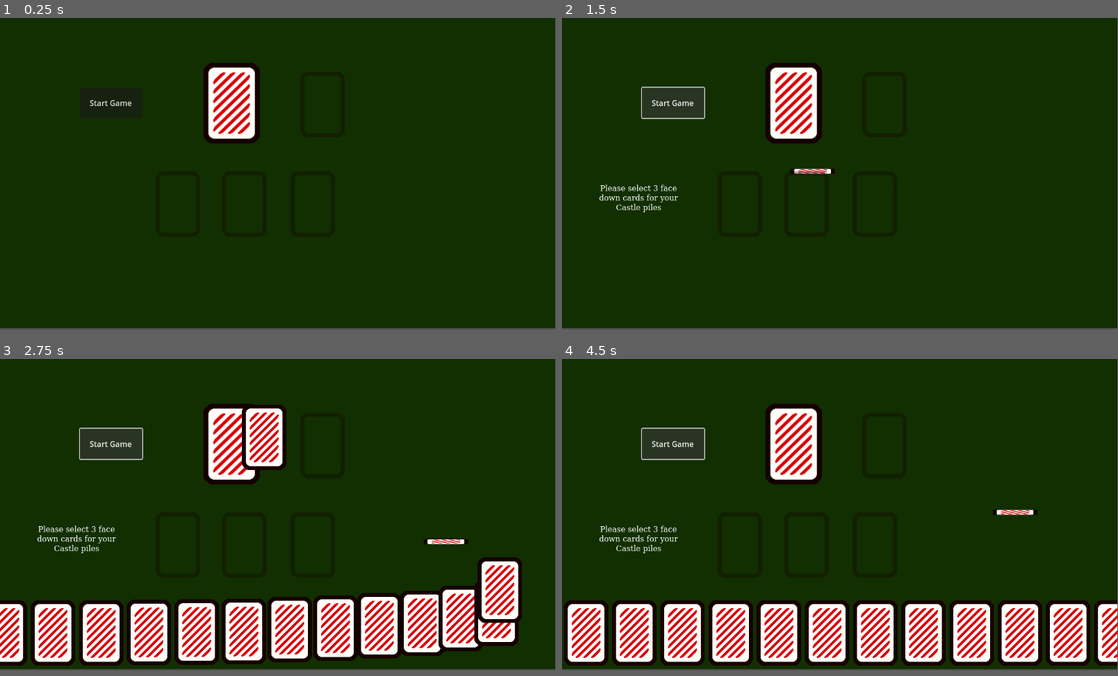
Above: before the commit, frames 1-4 (two rows, left to right).
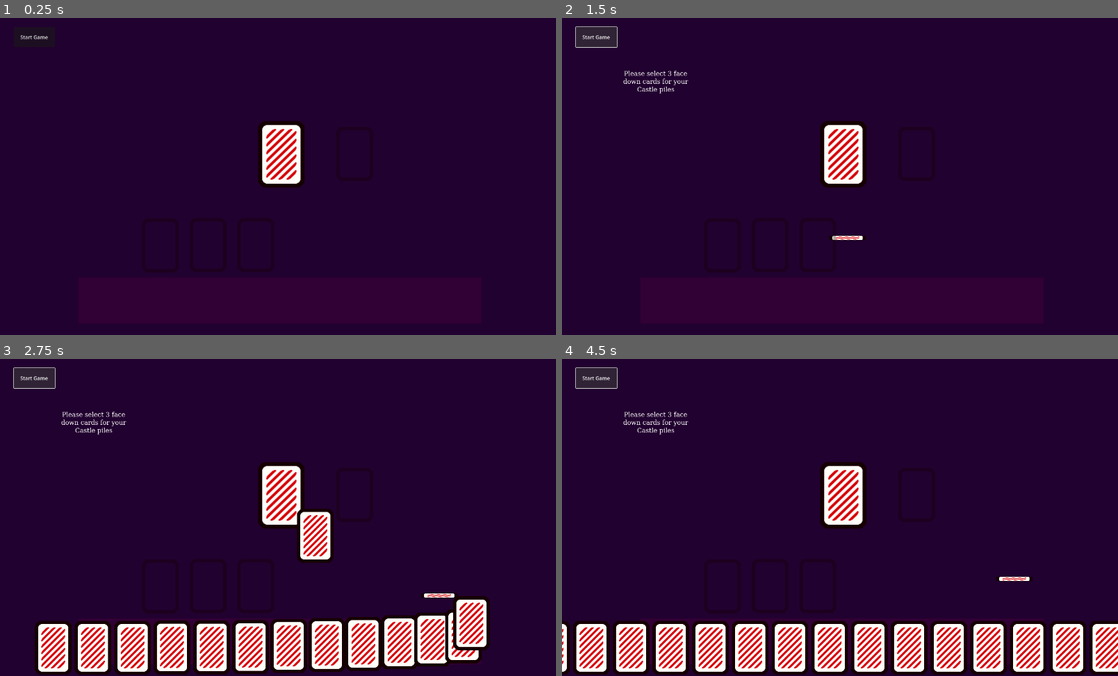
Above: after the commit, the same moments.

Repository: boots0/castles
Game: Godot game, scene res://main.tscn
Same seed, same stepped clock (60 frames per second), same inputs: the game is played once before the commit and once after it.
Inputs (mouse positions are in pixels of both pictures, inside the frame that each line leads up to; where the layout moved, square brackets give the same spot in the first picture):
- Up to frame 1 (0.25 s): no input
- Up to frame 2 (1.5 s): click (845, 151) [795, 100] at 0.5 s; click "Start Game" at 1.25 s
- Up to frame 3 (2.75 s): click "Start Game" at 2 s
- Up to frame 4 (4.5 s): click (845, 492) [795, 441] at 2.75 s; click (845, 492) [795, 441] at 3.5 s; click "Start Game" at 4.25 s
In our replay, the window is 799x449 before the commit and 800x457 after it. These sizes can differ from the game's own. Grey fills any space a smaller window leaves; there, only what the larger window draws over its background counts as a difference.

The runs differ from the first frame. In frame 1, 98% of the frame differs, in the area x 0-100%, y 0-99%; in frame 2, 98%; in frame 3, 96%; in frame 4, 96%.

Commit message:
New UI layout and 2nd player prep

Diff:
--- a/Scenes/card/card.gd
+++ b/Scenes/card/card.gd
@@ -1,13 +1,13 @@
 extends Control
 class_name Card
 
-# Goal: do not handle card logic in the card, allow the CardManager to do this
-signal reparent_requested(which_card_ui: Card, where: Destination) # 0 = hand, 1 = pile, 2 = ui_layer
+
+signal reparent_requested(which_card_ui: Card, where: Destination)
 
 @onready var card_state_machine: CardStateMachine = $CardStateMachine as CardStateMachine
 @onready var drop_point_detector: Area2D = $DropPointDetector
 @onready var card_image: Sprite2D = $CardFront
-@onready var targets: Array[Node] = []
+@onready var targets: Array[Node] = []      # used to detect what area the card is hovering over
 
 enum Destination {HAND, PILE, UI_LAYER}
 
--- a/Scenes/card/card_states/card.tscn
+++ b/Scenes/card/card_states/card.tscn
@@ -226,11 +226,14 @@
 [node name="Card" type="Control"]
 custom_minimum_size = Vector2(100, 144)
 layout_mode = 3
-anchors_preset = 0
-offset_left = -48.0
-offset_top = -70.0
-offset_right = 52.0
-offset_bottom = 74.0
+anchor_left = 0.029
+anchor_top = 0.072
+anchor_right = 0.029
+anchor_bottom = 0.072
+offset_left = -40.6
+offset_top = -57.6
+offset_right = 59.4
+offset_bottom = 86.4
 script = ExtResource("1_c7wfh")
 
 [node name="CardBack" type="Sprite2D" parent="."]
--- a/Scenes/card/card_states/card_base_state.gd
+++ b/Scenes/card/card_states/card_base_state.gd
@@ -5,12 +5,7 @@
 	if not card.is_node_ready():
 		await card.ready
 
-	## this is for the first time the card is dealt
-	#if card.played == false:
-		## card dealt or released on table, put it in hand(0)
-		#card.reparent_requested.emit(card, 0)
 	card.pivot_offset = Vector2.ZERO
-	card.scale = Vector2(1, 1)
 
 func on_gui_input(event: InputEvent) -> void:
 	if event.is_action_pressed("click"):
--- a/Scenes/card/card_states/card_clicked_state.gd
+++ b/Scenes/card/card_states/card_clicked_state.gd
@@ -1,7 +1,6 @@
 extends CardState
 
 func enter() -> void:
-	card.scale = Vector2(1.55, 1.55)
 	card.drop_point_detector.monitoring = true
 
 func on_input(event: InputEvent) -> void:
--- a/Scenes/card/card_states/card_dragging_state.gd
+++ b/Scenes/card/card_states/card_dragging_state.gd
@@ -3,11 +3,10 @@
 
 func enter() -> void:
 	print("Entered Dragging State")
-	var ui_layer := get_tree().get_first_node_in_group("ui_layer")
-	if ui_layer:
-		# card picked up by player and dragging, put it in ui_layer
-		card.reparent_requested.emit(card, card.Destination.UI_LAYER)
-	card.scale = Vector2(1.05, 1.05)
+	#var ui_layer := get_tree().get_first_node_in_group("ui_layer")
+	#if ui_layer:
+		## card picked up by player and dragging, put it in ui_layer
+		#card.reparent_requested.emit(card, card.Destination.UI_LAYER)
 
 func on_input(event: InputEvent) -> void:
 	var mouse_motion := event is InputEventMouseMotion
@@ -19,7 +18,7 @@
 
 	if cancel:
 		transition_requested.emit(self, CardState.State.BASE)
-		card.reparent_requested.emit(card, card.Destination.HAND)
+		#card.reparent_requested.emit(card, card.Destination.HAND)
 	elif confirm:
 		get_viewport().set_input_as_handled()
 		transition_requested.emit(self, CardState.State.RELEASED)
--- a/Scenes/card/card_states/card_released_state.gd
+++ b/Scenes/card/card_states/card_released_state.gd
@@ -3,8 +3,7 @@
 
 
 func enter() -> void:
-	card.scale = Vector2(1, 1)
-
+	pass
 func on_input(_event: InputEvent) -> void:
 	if card.targets:
 		# card was played in a target area (pile), emit reparent signal to PILE
--- a/Scenes/card_pile.tscn
+++ b/Scenes/card_pile.tscn
@@ -10,6 +10,7 @@
 font_size = 26
 
 [node name="CardPile" type="Node2D"]
+scale = Vector2(0.8, 0.8)
 script = ExtResource("1_d3tns")
 
 [node name="Sprite2D" type="Sprite2D" parent="."]
--- a/Scenes/player_hand.tscn
+++ b/Scenes/player_hand.tscn
@@ -1,7 +1,27 @@
-[gd_scene load_steps=2 format=3 uid="uid://14f8hnghwoy4"]
+[gd_scene load_steps=5 format=3 uid="uid://14f8hnghwoy4"]
 
 [ext_resource type="Script" path="res://Scenes/ui/player_hand.gd" id="1_h1ipf"]
 
-[node name="PlayerHand" type="Node2D"]
+[sub_resource type="Curve" id="Curve_wqjjs"]
+min_value = -1.0
+_data = [Vector2(0, -1), 0.0, 2.0, 0, 1, Vector2(1, 1), 2.0, 0.0, 1, 0]
+point_count = 2
+
+[sub_resource type="Curve" id="Curve_n5lle"]
+min_value = -1.0
+max_value = 0.0
+_data = [Vector2(0, -1), 0.0, 0.0, 0, 0, Vector2(0.5, 0), 0.0, 0.0, 0, 0, Vector2(1, -1), 0.0, -2.0, 0, 0]
+point_count = 3
+
+[sub_resource type="Curve" id="Curve_dtxbe"]
+min_value = -1.0
+_data = [Vector2(0, 1), 0.0, 0.0, 0, 0, Vector2(1, -1), 0.0, 0.0, 0, 0]
+point_count = 2
+
+[node name="PlayerHand" type="Control"]
+layout_mode = 3
+anchors_preset = 0
 script = ExtResource("1_h1ipf")
-card_width = 100.0
+hand_spread_curve = SubResource("Curve_wqjjs")
+hand_height_curve = SubResource("Curve_n5lle")
+hand_rotation_curve = SubResource("Curve_dtxbe")
--- a/Scenes/ui/player_hand.gd
+++ b/Scenes/ui/player_hand.gd
@@ -1,16 +1,23 @@
-extends Node2D
+extends PlayerUI
 class_name PlayerHand
 
 signal card_removed(hand_count: int)
 
 # exported variables
-@export var card_width: float = 30.0
-@export var hand_y_position: float = 500.0
+@export var card_width: float = 100.0
+@export var hand_y_position: float = 659
 @export var default_card_move_speed: float = 0.25
 
-@onready var deck_reference: Node = $"../../Deck"
+@export var max_stack_size : int = -1
+@export var x_spread : float = 0
+@export var y_spread : float = 0
 
-var player_hand = [] # holds cards for the player's hand
+@export var hand_spread_curve : Curve
+@export var hand_height_curve : Curve
+@export var hand_rotation_curve : Curve
+
+
+var hand = [] # holds cards for the player's hand
 var center_screen_x  # holds the centerpoint of the screen
 
 # Called when the node enters the scene tree for the first time.
@@ -24,29 +31,29 @@
 # === CARD HANDLING ===
 # phase is 0 (game start) or 1 (game ongoing)
 func add_card_to_hand(card: Card, speed: float = default_card_move_speed) -> void:
-		if card not in player_hand:
+		if card not in hand:
 			# card isn't in hand, put it there
-			player_hand.append(card)
+			hand.append(card)
 			update_hand_positions(default_card_move_speed)
 		else:
 			update_hand_positions(default_card_move_speed)
 
 func remove_card_from_hand(card: Card) -> void:
-	if card in player_hand:
+	if card in hand:
 		# card is in player hand. erase card and update hand positions
-		player_hand.erase(card)
+		hand.erase(card)
 		update_hand_positions()
-		emit_signal("card_removed", player_hand.size())
+		emit_signal("card_removed", hand.size())
 
 func update_hand_positions(speed: float = default_card_move_speed) -> void:
-	for i in range(player_hand.size()):
+	for i in range(hand.size()):
 		# get new card position based on index
 		var new_position = Vector2(calculate_card_position(i), hand_y_position)
-		animate_card_to_position(player_hand[i], new_position, speed)
+		animate_card_to_position(hand[i], new_position, speed)
 
 
 func calculate_card_position(index: int) -> float:
-	var total_width = (player_hand.size() - 1) * card_width
+	var total_width = (hand.size() - 1) * card_width
 	var x_offset = center_screen_x + index * card_width - total_width / 2
 	return x_offset
 
--- a/Scripts/card_pile.gd
+++ b/Scripts/card_pile.gd
@@ -21,27 +21,20 @@
 			# card played is an 8, clear the cards from the pile and game
 			clear_pile()
 			pile_text.text = str(card_pile.size())
-		else:
-			var value_check = check_card(card)
-			if value_check == true:
+			return
 				# card passed check, it can be added to the pile
-				card_pile.append(card)
-				# center the card on top of the pile
-				card.global_position = pile_center - (card.card_size / 2)
+		card_pile.append(card)
+		# center the card on top of the pile
+		card.global_position = pile_center - (card.card_size / 2)
 
-				# rotate the card for fun pile stacking effect
-				card.pivot_offset = card.card_size / 2
-				card.rotation_degrees = randf_range(-15, 15)
+		# rotate the card for fun pile stacking effect
+		card.pivot_offset = card.card_size / 2
+		card.rotation_degrees = randf_range(-15, 15)
 
-				# disable card from being clicked
-				card.set_playable(false)
+		# disable card from being clicked
+		card.set_playable(false)
 
-				pile_text.text = str(card_pile.size())
-			else:
-				# card cannot be played, send it back to hand(0)
-				card.reparent_requested.emit(card, card.Destination.HAND)
-				print("Card can't be played, sending back to hand")
-
+		pile_text.text = str(card_pile.size())
 	else:
 		# pile is empty, play card
 		# center the card on top of the pile
@@ -59,8 +52,13 @@
 
 # check the last player played card vs the top card in the pile
 func check_card(card: Card) -> bool:
-	var last_card = card_pile.size() - 1
-	return card.value >= card_pile[last_card].value or card.value == 2
+	print("card pile size: ", card_pile.size())
+
+	if card_pile.size() > 0:
+		var last_card = card_pile.size() - 1
+		return card.value >= card_pile[last_card].value or card.value == 2 or card.value == 8
+	else:
+		return true
 
 # clears the card pile when 8 is played and removes cards from the game
 func clear_pile():
@@ -68,3 +66,4 @@
 		if child is Card:
 			child.queue_free()
 	card_pile.clear()
+	print("pile cleared, ", card_pile.size())
--- a/Scripts/game_state_controller.gd
+++ b/Scripts/game_state_controller.gd
@@ -1,21 +1,24 @@
 extends Node2D
 
 const PLAYER_HAND_SIZE = 9
+const DECK_POSITION = Vector2(697, 405)
 
 enum GamePhase { SETUP, PLAY, END }
 
-@onready var player_hand: Node = $PlayingUI/PlayerHand
-@onready var piles: Node2D = $PlayingUI/Piles
+@onready var player_hand: Node = $PlayerUI/PlayerHand
+@onready var piles: Node2D = $PlayerUI/Piles
 @onready var deck_reference: Node = $Deck
 @onready var pile_reference: Node = $CardPile
 @onready var game_text: Node = $GameText
-@onready var player_ui = $PlayingUI
+@onready var player_ui = $PlayerUI
 
 var current_phase: GamePhase = GamePhase.SETUP
+var held_card: Card
 
 func _ready() -> void:
 	player_hand.connect("card_removed", _on_game_setup)
 
+# temporary until UI implemented
 func _on_deck_button_down() -> void:
 	if current_phase == GamePhase.PLAY:
 		var drawn_card = deck_reference.draw_card()
@@ -38,13 +41,21 @@
 
 
 func deal_card(card: Card, player = player_ui):
+	card.global_position = DECK_POSITION - (card.card_size / 2)
+	var hand = get_node("PlayerUI/PlayerHand")
 	if current_phase == GamePhase.SETUP:
-		player.new_card(card, "card_flip_start")
+		hand.add_child(card)
+		card.reparent(hand)
+		player.add_card(card, "card_flip_start")
 	if current_phase == GamePhase.PLAY:
-		player.new_card(card, "card_flip")
+		hand.add_child(card)
+		card.reparent(hand)
+		player.add_card(card, "card_flip")
 
 func _on_card_reparent_requested(card: Card, destination: Card.Destination) -> void:
 	# card has signaled to be reparented
+
+
 	if destination == card.Destination.HAND:
 		# send card to hand
 		card.reparent(player_hand)
@@ -52,8 +63,6 @@
 		return
 
 	if destination == card.Destination.PILE:
-		# card was placed on a pile, remove from hand for now
-		#player_hand.remove_card_from_hand(card)
 		# get which pile was card played on
 		var target_pile = card.targets[0].get_parent()
 
@@ -62,13 +71,21 @@
 			# card has been played on shared CardPile, check phase
 			if current_phase == GamePhase.PLAY:
 				# game is in PLAY, put card on pile
-				card.reparent(pile_reference)
-				pile_reference.add_card_to_pile(card)
-				player_hand.remove_card_from_hand(card)
-			elif GamePhase.SETUP:
+				# check if card can be played (pile function)
+				var card_can_be_played = pile_reference.check_card(card)
+				if card_can_be_played == true:
+					card.reparent(pile_reference)
+					pile_reference.add_card_to_pile(card)
+					player_hand.remove_card_from_hand(card)
+				else:
+					print("card cant be played")
+					player_hand.update_hand_positions()
+					return
+			elif current_phase == GamePhase.SETUP:
 				print("Card not allowed, we are in SETUP")
 				# game is in SETUP, cannot play on CardPile, send to hand
 				card.reparent(player_hand)
+				player_hand.add_card_to_hand(card)
 			else:
 				print("We shouldn't be here - line 60 game_state_controller.gd")
 				return
@@ -152,3 +169,6 @@
 
 func update_game_text(text: String):
 	game_text.text = text
+
+func update_held_card(card: Card):
+	held_card = card
--- a/Scripts/playing_ui.gd
+++ b/Scripts/playing_ui.gd
@@ -1,21 +1,14 @@
-extends CanvasLayer
+extends Control
+class_name PlayerUI
 
 const PLAYER_HAND_SIZE = 9
-const DECK_POSITION = Vector2(432, 102)
+const DECK_POSITION = Vector2(697, 405)
 
 @onready var player_hand: Node = $PlayerHand
-@onready var deck_reference: Node = $Deck
-@onready var pile_reference: Node = $CardPile
-@onready var game_text: Node = $GameText
 @export var card_scene: PackedScene
 
 
-func new_card(drawn_card: Card, animation: String) -> void:
-
-	# add card scene as a child to player_hand
-	player_hand.add_child(drawn_card)
-	drawn_card.reparent(player_hand)
-
+func add_card(drawn_card: Card, animation: String) -> void:
 	# set card to spawn on top of the deck
 	drawn_card.global_position = DECK_POSITION - (drawn_card.card_size / 2)
 
--- a/main.tscn
+++ b/main.tscn
@@ -6,6 +6,11 @@
 [ext_resource type="PackedScene" uid="uid://bqp8g4s2u4l2k" path="res://Scenes/card_pile.tscn" id="2_p858k"]
 [ext_resource type="PackedScene" uid="uid://14f8hnghwoy4" path="res://Scenes/player_hand.tscn" id="4_dvg06"]
 [ext_resource type="PackedScene" uid="uid://cv4cbva2nfoe7" path="res://Scenes/castle_pile.tscn" id="5_vwfhj"]
+
+[sub_resource type="Curve" id="Curve_alsi3"]
+min_value = -1.0
+_data = [Vector2(0, 1), 0.0, 0.0, 0, 0, Vector2(1, -1), 0.0, 0.0, 0, 0]
+point_count = 2
 
 [sub_resource type="FontFile" id="FontFile_o8pxp"]
 cache/0/16/0/ascent = 0.0
@@ -18,56 +23,75 @@
 font = SubResource("FontFile_o8pxp")
 
 [node name="Main" type="Node2D"]
-metadata/_edit_horizontal_guides_ = [515.0]
+metadata/_edit_horizontal_guides_ = [341.0, 659.0]
+metadata/_edit_vertical_guides_ = [700.0]
 
 [node name="ColorRect" type="ColorRect" parent="."]
-offset_right = 1152.0
-offset_bottom = 645.0
+offset_right = 1937.0
+offset_bottom = 1109.0
 mouse_filter = 2
-color = Color(0.067795, 0.183891, 1.20327e-08, 1)
+color = Color(0.130955, 0.00357984, 0.184621, 1)
+
+[node name="HandBackground" type="ColorRect" parent="."]
+offset_left = 197.0
+offset_top = 655.0
+offset_right = 1213.0
+offset_bottom = 771.0
+mouse_filter = 2
+color = Color(0.194128, 0.0013389, 0.205385, 1)
 
 [node name="GameStateController" type="Node2D" parent="."]
 script = ExtResource("1_lvhgg")
 
-[node name="PlayingUI" type="CanvasLayer" parent="GameStateController" groups=["ui_layer"]]
+[node name="Deck" parent="GameStateController" instance=ExtResource("1_o1wbk")]
+offset_left = 660.0
+offset_top = 269.0
+offset_right = 760.0
+offset_bottom = 413.0
+
+[node name="PlayerUI" type="Control" parent="GameStateController" groups=["ui_layer"]]
+layout_mode = 3
+anchors_preset = 0
 script = ExtResource("2_5sl1f")
 
-[node name="PlayerHand" parent="GameStateController/PlayingUI" instance=ExtResource("4_dvg06")]
+[node name="PlayerHand" parent="GameStateController/PlayerUI" instance=ExtResource("4_dvg06")]
+offset_left = 197.0
+offset_top = 655.0
+offset_right = 1213.0
+offset_bottom = 771.0
+x_spread = 60.0
+hand_rotation_curve = SubResource("Curve_alsi3")
 
-[node name="Piles" type="Node2D" parent="GameStateController/PlayingUI"]
+[node name="Piles" type="Node2D" parent="GameStateController/PlayerUI"]
 
-[node name="CastlePile" parent="GameStateController/PlayingUI/Piles" instance=ExtResource("5_vwfhj")]
-position = Vector2(369, 387)
+[node name="CastlePile" parent="GameStateController/PlayerUI/Piles" instance=ExtResource("5_vwfhj")]
+position = Vector2(404, 574)
 
-[node name="CastlePile2" parent="GameStateController/PlayingUI/Piles" instance=ExtResource("5_vwfhj")]
-position = Vector2(507, 387)
+[node name="CastlePile2" parent="GameStateController/PlayerUI/Piles" instance=ExtResource("5_vwfhj")]
+position = Vector2(524, 573)
 
-[node name="CastlePile3" parent="GameStateController/PlayingUI/Piles" instance=ExtResource("5_vwfhj")]
-position = Vector2(649, 387)
-
-[node name="Deck" parent="GameStateController" instance=ExtResource("1_o1wbk")]
-offset_left = 432.0
-offset_top = 102.0
-offset_right = 532.0
-offset_bottom = 246.0
+[node name="CastlePile3" parent="GameStateController/PlayerUI/Piles" instance=ExtResource("5_vwfhj")]
+position = Vector2(644, 573)
 
 [node name="GameText" type="Label" parent="GameStateController"]
-offset_left = 67.0
-offset_top = 347.0
-offset_right = 252.0
-offset_bottom = 398.0
+offset_left = 144.0
+offset_top = 133.0
+offset_right = 329.0
+offset_bottom = 184.0
 label_settings = SubResource("LabelSettings_hlwrt")
 horizontal_alignment = 1
 autowrap_mode = 2
 
 [node name="CardPile" parent="GameStateController" instance=ExtResource("2_p858k")]
-position = Vector2(669, 180)
+position = Vector2(893, 343)
+scale = Vector2(1, 1)
 
 [node name="Start Game" type="Button" parent="."]
-offset_left = 166.0
-offset_top = 145.0
-offset_right = 295.0
-offset_bottom = 208.0
+offset_left = 35.0
+offset_top = 23.0
+offset_right = 164.0
+offset_bottom = 86.0
+scale = Vector2(0.8, 0.8)
 text = "Start Game"
 icon_alignment = 1
 
--- a/project.godot
+++ b/project.godot
@@ -14,6 +14,11 @@
 run/main_scene="res://main.tscn"
 config/features=PackedStringArray("4.3", "Mobile")
 config/icon="res://icon.svg"
+
+[display]
+
+window/size/viewport_width=1400
+window/size/viewport_height=800
 
 [input]
 
Not shown: 1 places in main.tscn that only renumber resources
